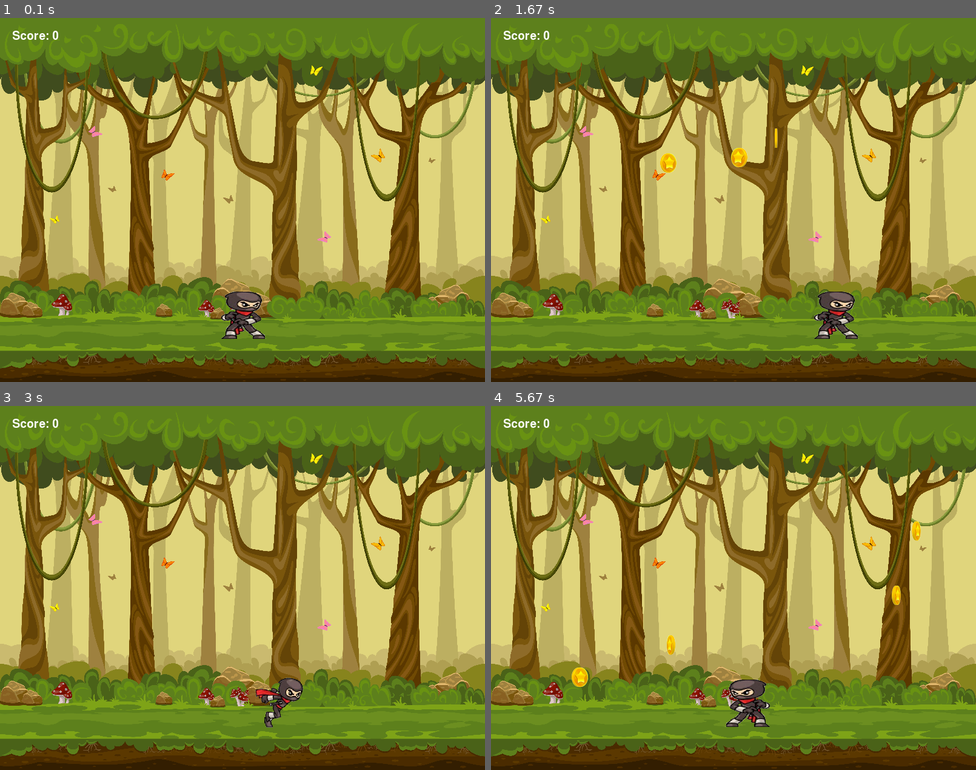
Above: before the commit, frames 1-4 (two rows, left to right).
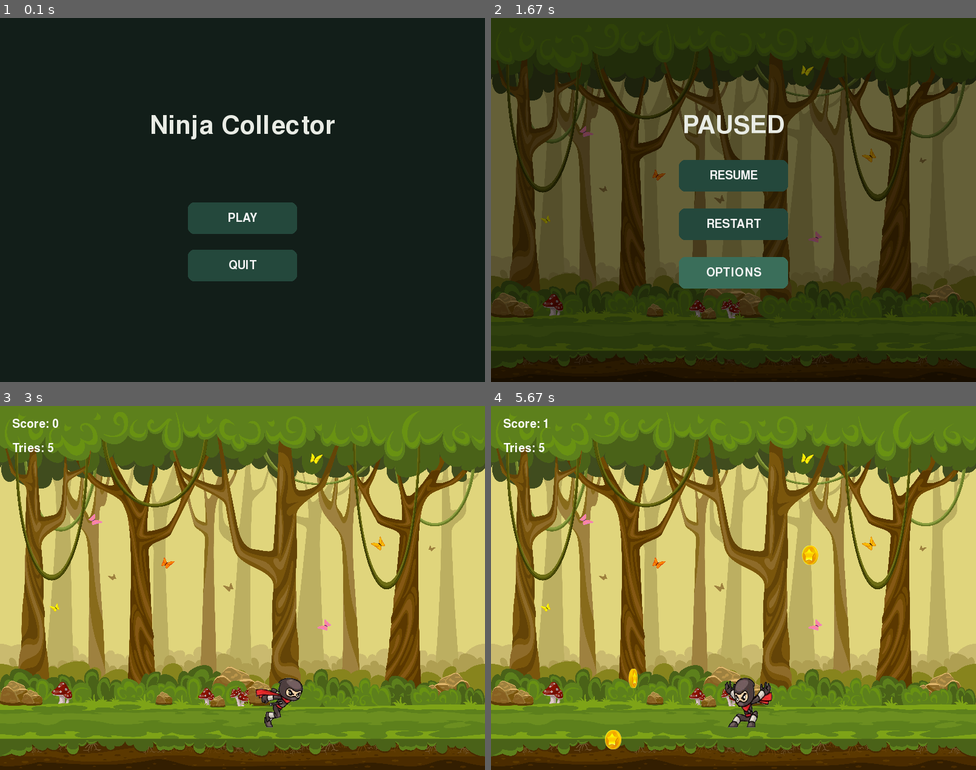
Above: after the commit, the same moments.

Repository: Rishabh-Chhangani/GUVI-Pygame-Game-Dev
Game: pygame game, started from dev.py
Two runs of this game, one before a commit and one after it. Both use one fixed random seed, a clock stepped at 60 frames per second and the inputs below.
Inputs (mouse positions are in pixels of both pictures, inside the frame that each line leads up to):
- Up to frame 1 (0.1 s): no input
- Up to frame 2 (1.67 s): tap Enter at 0.33 s; hold Esc 0.67-1.13 s; hold Right 0.67-1.13 s; click (782, 280) at 1.22 s; hold Esc from 1.5 s (still down)
- Up to frame 3 (3 s): release Esc at 1.97 s; click (242, 613) at 2.05 s, where only the run after the commit has a clickable "RESTART"; hold R 2.33-2.8 s; hold Right 2.33-2.8 s; move the mouse to (126, 515) at 2.37 s; hold F5 from 2.83 s (still down); hold Right from 2.83 s (still down)
- Up to frame 4 (5.67 s): release F5 at 3.3 s; release Right at 3.3 s; hold Right 3.33-3.8 s; click (733, 631) at 3.88 s; hold Right 4.17-4.63 s; hold Left 4.67-5.2 s; hold Left 5.23-5.63 s

The runs differ from the first frame. In frame 1, 100% of the frame differs, in the area x 0-100%, y 0-100%; in frame 2, 100%; in frame 3, less than 0.1%; in frame 4, 1.7%.

Commit message:
feat(gameplay): add menu flow, pause system, and try HUD

Diff:
--- a/src/config.py
+++ b/src/config.py
@@ -45,3 +45,15 @@
 HUD_COLOR = (255, 255, 255)
 GAME_OVER_COLOR = (255, 70, 70)
 SCORE_POSITION = (20, 20)
+
+# Main Menu Settings
+MENU_BACKGROUND_COLOR = (18, 30, 25)
+MENU_TITLE_COLOR = (233, 236, 229)
+MENU_BUTTON_COLOR = (36, 72, 60)
+MENU_BUTTON_HOVER_COLOR = (58, 110, 90)
+MENU_BUTTON_TEXT_COLOR = (245, 245, 245)
+MENU_TITLE_FONT_SIZE = 62
+MENU_BUTTON_FONT_SIZE = 28
+MENU_BUTTON_WIDTH = 180
+MENU_BUTTON_HEIGHT = 52
+MENU_BUTTON_SPACING = 26
--- a/src/game.py
+++ b/src/game.py
@@ -36,14 +36,36 @@
         # Timing
         self.clock = pygame.time.Clock()
         self.running = True
+        self.state = "MENU"
         self.score = 0
         self.missed_coins = 0
         self.game_over = False
         self.score_font = pygame.font.Font(None, config.SCORE_FONT_SIZE)
         self.game_over_font = pygame.font.Font(None, config.GAME_OVER_FONT_SIZE)
+        self.menu_title_font = pygame.font.Font(None, config.MENU_TITLE_FONT_SIZE)
+        self.menu_button_font = pygame.font.Font(None, config.MENU_BUTTON_FONT_SIZE)
+
+        # Menu UI
+        self.play_button_rect = pygame.Rect(0, 0, config.MENU_BUTTON_WIDTH, config.MENU_BUTTON_HEIGHT)
+        self.quit_button_rect = pygame.Rect(0, 0, config.MENU_BUTTON_WIDTH, config.MENU_BUTTON_HEIGHT)
+        self.resume_button_rect = pygame.Rect(0, 0, config.MENU_BUTTON_WIDTH, config.MENU_BUTTON_HEIGHT)
+        self.restart_button_rect = pygame.Rect(0, 0, config.MENU_BUTTON_WIDTH, config.MENU_BUTTON_HEIGHT)
+        self.options_button_rect = pygame.Rect(0, 0, config.MENU_BUTTON_WIDTH, config.MENU_BUTTON_HEIGHT)
+        self.back_button_rect = pygame.Rect(0, 0, config.MENU_BUTTON_WIDTH, config.MENU_BUTTON_HEIGHT)
+        self.game_over_restart_button_rect = pygame.Rect(0, 0, config.MENU_BUTTON_WIDTH, config.MENU_BUTTON_HEIGHT)
+        self.game_over_menu_button_rect = pygame.Rect(0, 0, 260, config.MENU_BUTTON_HEIGHT)
+        self._layout_menu_buttons()
+        self._layout_pause_buttons()
+        self._layout_options_buttons()
+        self._layout_game_over_buttons()
 
         # Initialize Entities
         self._init_entities()
+
+    @property
+    def tries_remaining(self) -> int:
+        """Remaining tries derived from the existing missed-coin count."""
+        return max(0, config.MAX_MISSED_COINS - self.missed_coins)
 
     def _init_entities(self):
         """Instantiates all player and world sprite entities."""
@@ -99,6 +121,78 @@
         except Exception as e:
             print(f"[HOT-RELOAD ERROR] Could not reload game state: {e}")
 
+    def _layout_menu_buttons(self):
+        """Positions the main menu buttons based on the current window size."""
+        self.play_button_rect.center = (self.width // 2, self.height // 2 + 30)
+        self.quit_button_rect.center = (self.width // 2, self.height // 2 + 30 + config.MENU_BUTTON_HEIGHT + config.MENU_BUTTON_SPACING)
+
+    def _layout_pause_buttons(self):
+        """Positions pause menu buttons."""
+        self.resume_button_rect.center = (self.width // 2, self.height // 2 - 40)
+        self.restart_button_rect.center = (self.width // 2, self.height // 2 + 40)
+        self.options_button_rect.center = (self.width // 2, self.height // 2 + 120)
+
+    def _layout_options_buttons(self):
+        """Positions options screen buttons."""
+        self.back_button_rect.center = (self.width // 2, self.height // 2 + 80)
+
+    def _layout_game_over_buttons(self):
+        """Positions the buttons displayed under the game over text."""
+        self.game_over_restart_button_rect.center = (self.width // 2, self.height // 2 + 100)
+        self.game_over_menu_button_rect.center = (self.width // 2, self.height // 2 + 100 + config.MENU_BUTTON_HEIGHT + config.MENU_BUTTON_SPACING)
+
+    def _handle_menu_click(self, mouse_pos):
+        """Handles main menu button interactions."""
+        if self.play_button_rect.collidepoint(mouse_pos):
+            self._start_game_play()
+        elif self.quit_button_rect.collidepoint(mouse_pos):
+            self.running = False
+
+    def _handle_pause_click(self, mouse_pos):
+        """Handles pause menu button interactions."""
+        if self.resume_button_rect.collidepoint(mouse_pos):
+            self.state = "PLAYING"
+        elif self.restart_button_rect.collidepoint(mouse_pos):
+            self._restart_playing_session()
+        elif self.options_button_rect.collidepoint(mouse_pos):
+            self.state = "OPTIONS"
+
+    def _handle_options_click(self, mouse_pos):
+        """Handles options screen button interactions."""
+        if self.back_button_rect.collidepoint(mouse_pos):
+            self.state = "PAUSED"
+
+    def _handle_game_over_click(self, mouse_pos):
+        """Handles game-over screen button interactions."""
+        if self.game_over_restart_button_rect.collidepoint(mouse_pos):
+            self._restart_playing_session()
+        elif self.game_over_menu_button_rect.collidepoint(mouse_pos):
+            self._return_to_menu()
+
+    def _start_game_play(self):
+        """Resets gameplay and enters the PLAYING state."""
+        self.score = 0
+        self.missed_coins = 0
+        self.game_over = False
+        self.state = "PLAYING"
+        self._init_entities()
+
+    def _restart_playing_session(self):
+        """Reinitializes the current session and starts playing immediately."""
+        self.score = 0
+        self.missed_coins = 0
+        self.game_over = False
+        self.state = "PLAYING"
+        self._init_entities()
+
+    def _return_to_menu(self):
+        """Resets the current gameplay session and returns to the menu."""
+        self.score = 0
+        self.missed_coins = 0
+        self.game_over = False
+        self.state = "MENU"
+        self._init_entities()
+
     def handle_events(self):
         """Processes OS and user input events."""
         for event in pygame.event.get():
@@ -108,14 +202,40 @@
                 if self.is_resizable:
                     self.window = pygame.display.set_mode((event.w, event.h), pygame.RESIZABLE)
                     self._sync_drawable_size()
+                    self._layout_menu_buttons()
+                    self._layout_pause_buttons()
+                    self._layout_options_buttons()
+                    self._layout_game_over_buttons()
             elif event.type == pygame.KEYDOWN:
-                if event.key == pygame.K_r:
+                if event.key == pygame.K_ESCAPE:
+                    if self.state == "PLAYING":
+                        self.state = "PAUSED"
+                    elif self.state == "PAUSED":
+                        self.state = "PLAYING"
+                    elif self.state == "OPTIONS":
+                        self.state = "PAUSED"
+                elif event.key == pygame.K_r:
                     self.is_resizable = not self.is_resizable
                     mode_flag = pygame.RESIZABLE if self.is_resizable else 0
                     self.window = pygame.display.set_mode((self.width, self.height), mode_flag)
                     self._sync_drawable_size()
+                    self._layout_menu_buttons()
+                    self._layout_pause_buttons()
+                    self._layout_options_buttons()
+                    self._layout_game_over_buttons()
                 elif event.key == pygame.K_F5:
                     self.reload_game_state()
+                elif self.state == "MENU" and event.key in (pygame.K_RETURN, pygame.K_KP_ENTER):
+                    self._start_game_play()
+            elif event.type == pygame.MOUSEBUTTONDOWN and event.button == 1:
+                if self.state == "MENU":
+                    self._handle_menu_click(event.pos)
+                elif self.state == "PAUSED":
+                    self._handle_pause_click(event.pos)
+                elif self.state == "OPTIONS":
+                    self._handle_options_click(event.pos)
+                elif self.state == "GAME_OVER":
+                    self._handle_game_over_click(event.pos)
 
     def _sync_drawable_size(self) -> None:
         """Keeps game dimensions aligned with the active display surface."""
@@ -127,7 +247,12 @@
     def update(self):
         """Updates game state, kinematics, and collisions."""
         self._sync_drawable_size()
+
+        if self.state != "PLAYING":
+            return
+
         if self.game_over:
+            self.state = "GAME_OVER"
             return
 
         # Update coins and count those that pass the bottom of the screen.
@@ -137,9 +262,10 @@
                 self.missed_coins += 1
                 if self.missed_coins >= config.MAX_MISSED_COINS:
                     self.game_over = True
+                    self.state = "GAME_OVER"
                     break
 
-        if self.game_over:
+        if self.state == "GAME_OVER":
             return
 
         # Update player position and animation
@@ -153,18 +279,118 @@
             for coin in collected_coins:
                 coin.reset(self.width)
 
+    def _draw_main_menu(self):
+        """Draws the main menu screen."""
+        self.window.fill(config.MENU_BACKGROUND_COLOR)
+
+        title_surface = self.menu_title_font.render("Ninja Collector", True, config.MENU_TITLE_COLOR)
+        title_rect = title_surface.get_rect(center=(self.width // 2, self.height // 2 - 120))
+        self.window.blit(title_surface, title_rect)
+
+        mouse_pos = pygame.mouse.get_pos()
+        play_button_color = config.MENU_BUTTON_HOVER_COLOR if self.play_button_rect.collidepoint(mouse_pos) else config.MENU_BUTTON_COLOR
+        quit_button_color = config.MENU_BUTTON_HOVER_COLOR if self.quit_button_rect.collidepoint(mouse_pos) else config.MENU_BUTTON_COLOR
+
+        pygame.draw.rect(self.window, play_button_color, self.play_button_rect, border_radius=10)
+        pygame.draw.rect(self.window, quit_button_color, self.quit_button_rect, border_radius=10)
+
+        play_label = self.menu_button_font.render("PLAY", True, config.MENU_BUTTON_TEXT_COLOR)
+        quit_label = self.menu_button_font.render("QUIT", True, config.MENU_BUTTON_TEXT_COLOR)
+
+        self.window.blit(play_label, play_label.get_rect(center=self.play_button_rect.center))
+        self.window.blit(quit_label, quit_label.get_rect(center=self.quit_button_rect.center))
+
+    def _draw_pause_menu(self):
+        """Draws the pause overlay and available actions."""
+        self.window.blit(self.bg_image, (0, 0))
+        overlay = pygame.Surface((self.width, self.height), pygame.SRCALPHA)
+        overlay.fill((0, 0, 0, 140))
+        self.window.blit(overlay, (0, 0))
+
+        title_surface = self.menu_title_font.render("PAUSED", True, config.MENU_TITLE_COLOR)
+        title_rect = title_surface.get_rect(center=(self.width // 2, self.height // 2 - 120))
+        self.window.blit(title_surface, title_rect)
+
+        mouse_pos = pygame.mouse.get_pos()
+        resume_color = config.MENU_BUTTON_HOVER_COLOR if self.resume_button_rect.collidepoint(mouse_pos) else config.MENU_BUTTON_COLOR
+        restart_color = config.MENU_BUTTON_HOVER_COLOR if self.restart_button_rect.collidepoint(mouse_pos) else config.MENU_BUTTON_COLOR
+        options_color = config.MENU_BUTTON_HOVER_COLOR if self.options_button_rect.collidepoint(mouse_pos) else config.MENU_BUTTON_COLOR
+
+        pygame.draw.rect(self.window, resume_color, self.resume_button_rect, border_radius=10)
+        pygame.draw.rect(self.window, restart_color, self.restart_button_rect, border_radius=10)
+        pygame.draw.rect(self.window, options_color, self.options_button_rect, border_radius=10)
+
+        resume_label = self.menu_button_font.render("RESUME", True, config.MENU_BUTTON_TEXT_COLOR)
+        restart_label = self.menu_button_font.render("RESTART", True, config.MENU_BUTTON_TEXT_COLOR)
+        options_label = self.menu_button_font.render("OPTIONS", True, config.MENU_BUTTON_TEXT_COLOR)
+
+        self.window.blit(resume_label, resume_label.get_rect(center=self.resume_button_rect.center))
+        self.window.blit(restart_label, restart_label.get_rect(center=self.restart_button_rect.center))
+        self.window.blit(options_label, options_label.get_rect(center=self.options_button_rect.center))
+
+    def _draw_options_menu(self):
+        """Draws the options screen."""
+        self.window.blit(self.bg_image, (0, 0))
+        overlay = pygame.Surface((self.width, self.height), pygame.SRCALPHA)
+        overlay.fill((0, 0, 0, 140))
+        self.window.blit(overlay, (0, 0))
+
+        title_surface = self.menu_title_font.render("OPTIONS", True, config.MENU_TITLE_COLOR)
+        title_rect = title_surface.get_rect(center=(self.width // 2, self.height // 2 - 80))
+        self.window.blit(title_surface, title_rect)
+
+        mouse_pos = pygame.mouse.get_pos()
+        back_color = config.MENU_BUTTON_HOVER_COLOR if self.back_button_rect.collidepoint(mouse_pos) else config.MENU_BUTTON_COLOR
+        pygame.draw.rect(self.window, back_color, self.back_button_rect, border_radius=10)
+
+        back_label = self.menu_button_font.render("BACK", True, config.MENU_BUTTON_TEXT_COLOR)
+        self.window.blit(back_label, back_label.get_rect(center=self.back_button_rect.center))
+
     def draw(self):
         """Renders all game layers to the active window."""
+        if self.state == "MENU":
+            self._draw_main_menu()
+            pygame.display.update()
+            return
+
+        if self.state == "PAUSED":
+            self._draw_pause_menu()
+            pygame.display.update()
+            return
+
+        if self.state == "OPTIONS":
+            self._draw_options_menu()
+            pygame.display.update()
+            return
+
         self.window.blit(self.bg_image, (0, 0))
         self.all_sprites.draw(self.window)
         self.player.draw(self.window)
 
         score_surface = self.score_font.render(f"Score: {self.score}", True, config.HUD_COLOR)
         self.window.blit(score_surface, config.SCORE_POSITION)
-        if self.game_over:
+
+        if self.state == "PLAYING":
+            tries_surface = self.score_font.render(f"Tries: {self.tries_remaining}", True, config.HUD_COLOR)
+            self.window.blit(tries_surface, (20, 60))
+
+        if self.state == "GAME_OVER":
             game_over_surface = self.game_over_font.render("GAME OVER", True, config.GAME_OVER_COLOR)
-            game_over_rect = game_over_surface.get_rect(center=(self.width // 2, self.height // 2))
+            game_over_rect = game_over_surface.get_rect(center=(self.width // 2, self.height // 2 - 60))
             self.window.blit(game_over_surface, game_over_rect)
+
+            mouse_pos = pygame.mouse.get_pos()
+            restart_color = config.MENU_BUTTON_HOVER_COLOR if self.game_over_restart_button_rect.collidepoint(mouse_pos) else config.MENU_BUTTON_COLOR
+            menu_color = config.MENU_BUTTON_HOVER_COLOR if self.game_over_menu_button_rect.collidepoint(mouse_pos) else config.MENU_BUTTON_COLOR
+
+            pygame.draw.rect(self.window, restart_color, self.game_over_restart_button_rect, border_radius=10)
+            pygame.draw.rect(self.window, menu_color, self.game_over_menu_button_rect, border_radius=10)
+
+            restart_label = self.menu_button_font.render("RESTART", True, config.MENU_BUTTON_TEXT_COLOR)
+            menu_label = self.menu_button_font.render("RETURN TO MAIN MENU", True, config.MENU_BUTTON_TEXT_COLOR)
+
+            self.window.blit(restart_label, restart_label.get_rect(center=self.game_over_restart_button_rect.center))
+            self.window.blit(menu_label, menu_label.get_rect(center=self.game_over_menu_button_rect.center))
 
         pygame.display.update()
 
